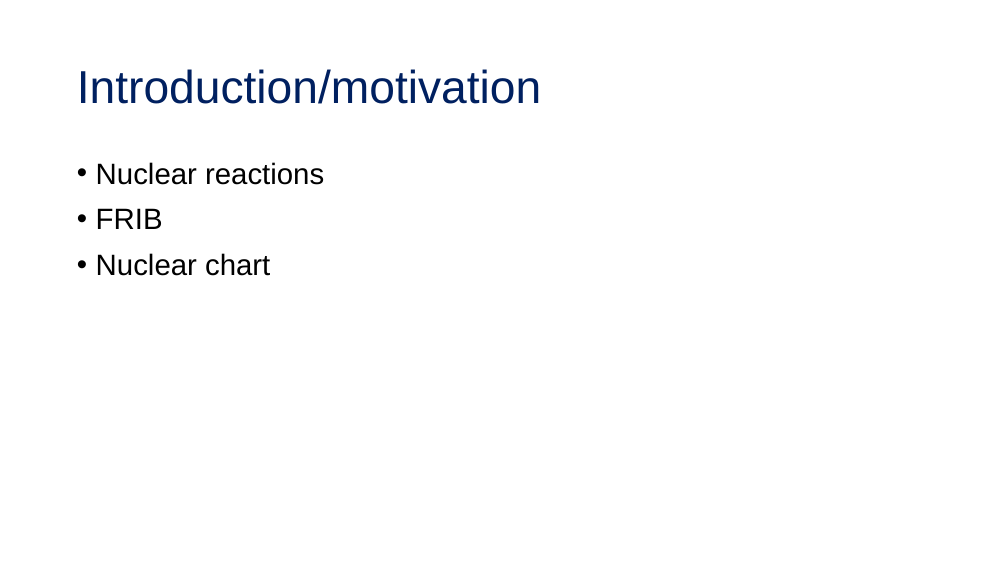
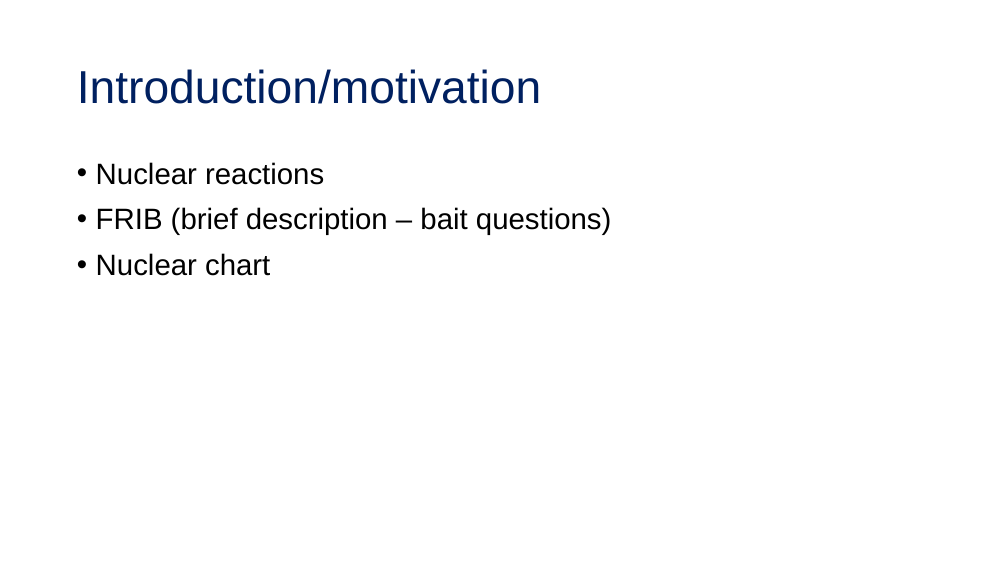
Before and after one commit to tropiano4/tropiano-srg, a slide deck: slide 2 of Presentations/Candidacy_2019/candidacy_presentation.pptx. Drawn at 1008x567 pixels with LibreOffice and Linux fonts; fonts in the diff are those of the drawing. Boxes give left, top, right and bottom in pixels: in the first picture for what was removed or moved away, otherwise in the second. Text is boxed around its words. In the diff, an @@ line names an element or a change of style, - is before the commit and + after.

```diff
--- a/Presentations/Candidacy_2019/candidacy_presentation.pptx
+++ b/Presentations/Candidacy_2019/candidacy_presentation.pptx
@@ text at [96,207,612,235]: text changed @@
-• FRIB
+• FRIB (brief description – bait questions)
```
Also in this commit, not shown: 2 other slides changed.
